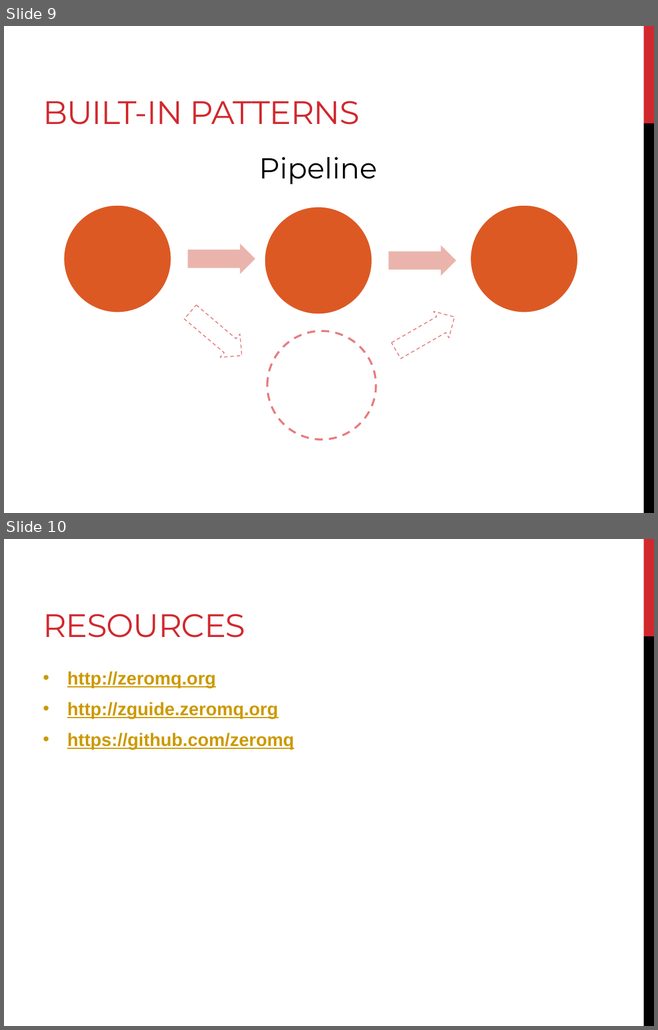
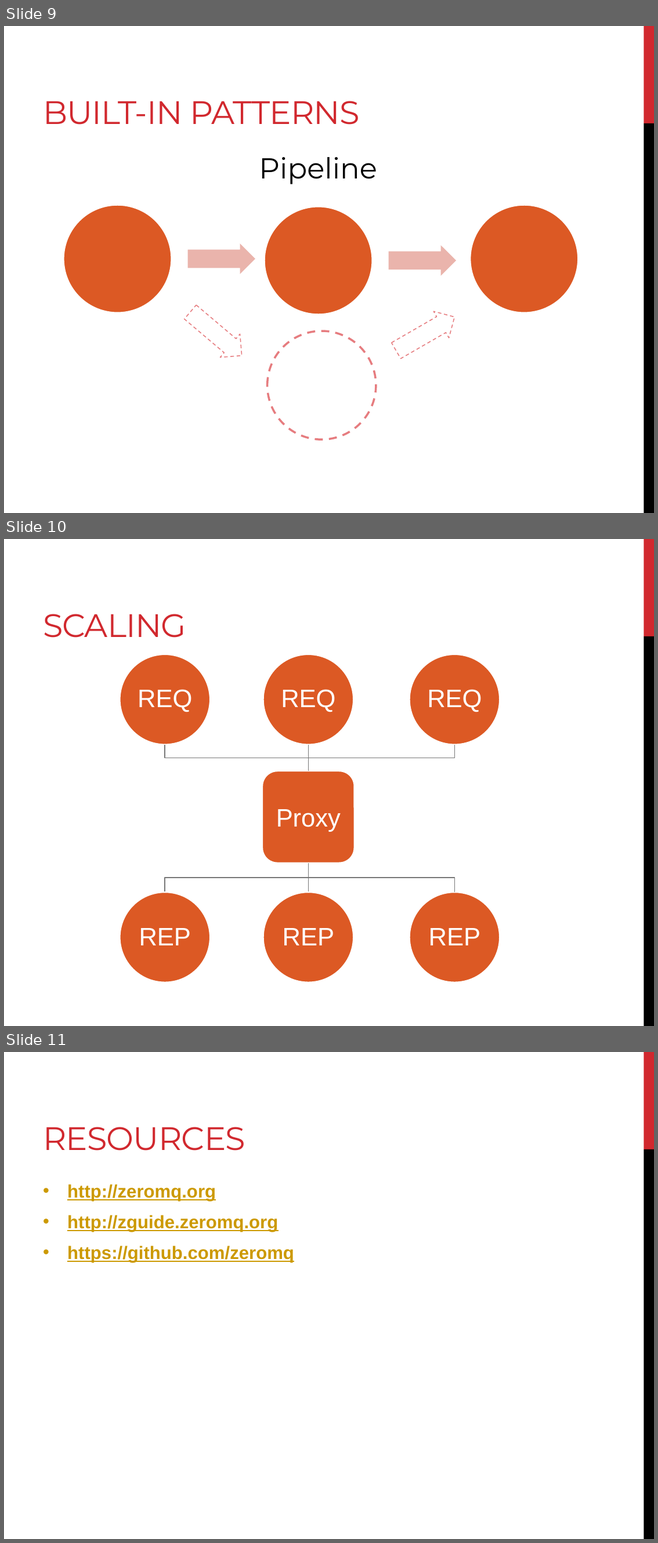
Before and after one commit to RyanHauert/presentations-zeromq, a slide deck: Presentation/ZeroMQ.pptx. Shown one above the other, each under a label of ours: slides 9 and 10 before the commit, slides 9, 10 and 11 after it. The pictures are 658x1030 and 658x1543 pixels, drawn with LibreOffice and Linux fonts; fonts in the diff are those of the drawing. Boxes give left, top, right and bottom in pixels: in the first picture for what was removed or moved away, otherwise in the second. Text is boxed around its words. In the diff, an @@ line names an element or a change of style, - is before the commit and + after.

```diff
--- a/Presentation/ZeroMQ.pptx
+++ b/Presentation/ZeroMQ.pptx
@@ slide 10 added at (4, 539, 654, 1026), background #FFFFFF; not listed: 2 template elements that a slide beside it also shows @@
@@ title added at (43, 614, 186, 638), 36 pt, text #D1282E @@
+SCALING
@@ ellipse added at (119, 654, 210, 745), fill #DC5924, outline #FFFFFF 2.25 pt @@
@@ ellipse added at (263, 654, 354, 745), fill #DC5924, outline #FFFFFF 2.25 pt @@
@@ ellipse added at (409, 654, 500, 745), fill #DC5924, outline #FFFFFF 2.25 pt @@
@@ text added at (137, 689, 192, 712), 28 pt, text #FFFFFF @@
+REQ
@@ text added at (281, 689, 335, 712), 28 pt, text #FFFFFF @@
+REQ
@@ text added at (427, 689, 481, 712), 28 pt, text #FFFFFF @@
+REQ
@@ elbow line added from (165, 745) to (308, 771), #777777 1 pt @@
@@ line added from (308, 745) to (308, 771), #777777 1 pt @@
@@ elbow line added from (454, 745) to (308, 771), #777777 1 pt @@
@@ rounded rectangle added at (262, 771, 355, 864), fill #DC5924, outline #FFFFFF 2.25 pt, 28 pt, text #FFFFFF @@
+Proxy
@@ elbow line added from (165, 892) to (308, 863), #777777 1 pt @@
@@ elbow line added from (308, 892) to (308, 863), #777777 1 pt @@
@@ elbow line added from (308, 863) to (454, 892), #777777 1 pt @@
@@ ellipse added at (119, 892, 210, 983), fill #DC5924, outline #FFFFFF 2.25 pt @@
@@ ellipse added at (263, 892, 354, 983), fill #DC5924, outline #FFFFFF 2.25 pt @@
@@ ellipse added at (409, 892, 500, 983), fill #DC5924, outline #FFFFFF 2.25 pt @@
@@ text added at (139, 928, 191, 946), 28 pt, text #FFFFFF @@
+REP
@@ text added at (282, 928, 334, 946), 28 pt, text #FFFFFF @@
+REP
@@ text added at (429, 928, 480, 946), 28 pt, text #FFFFFF @@
+REP
@@ what was slide 10 is now slide 11 @@
```
Also in this commit, not shown: 2 slides changed, 9 other files.
